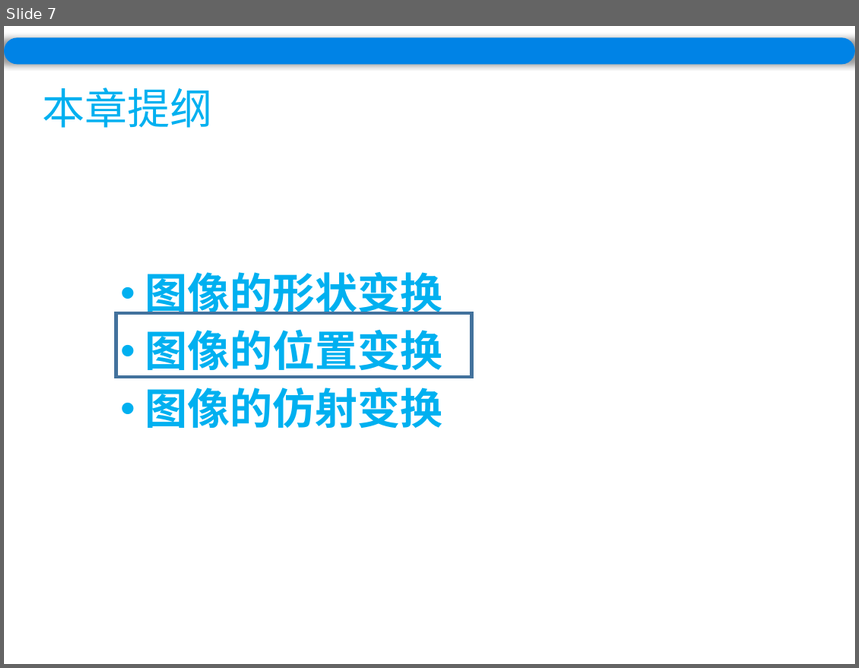
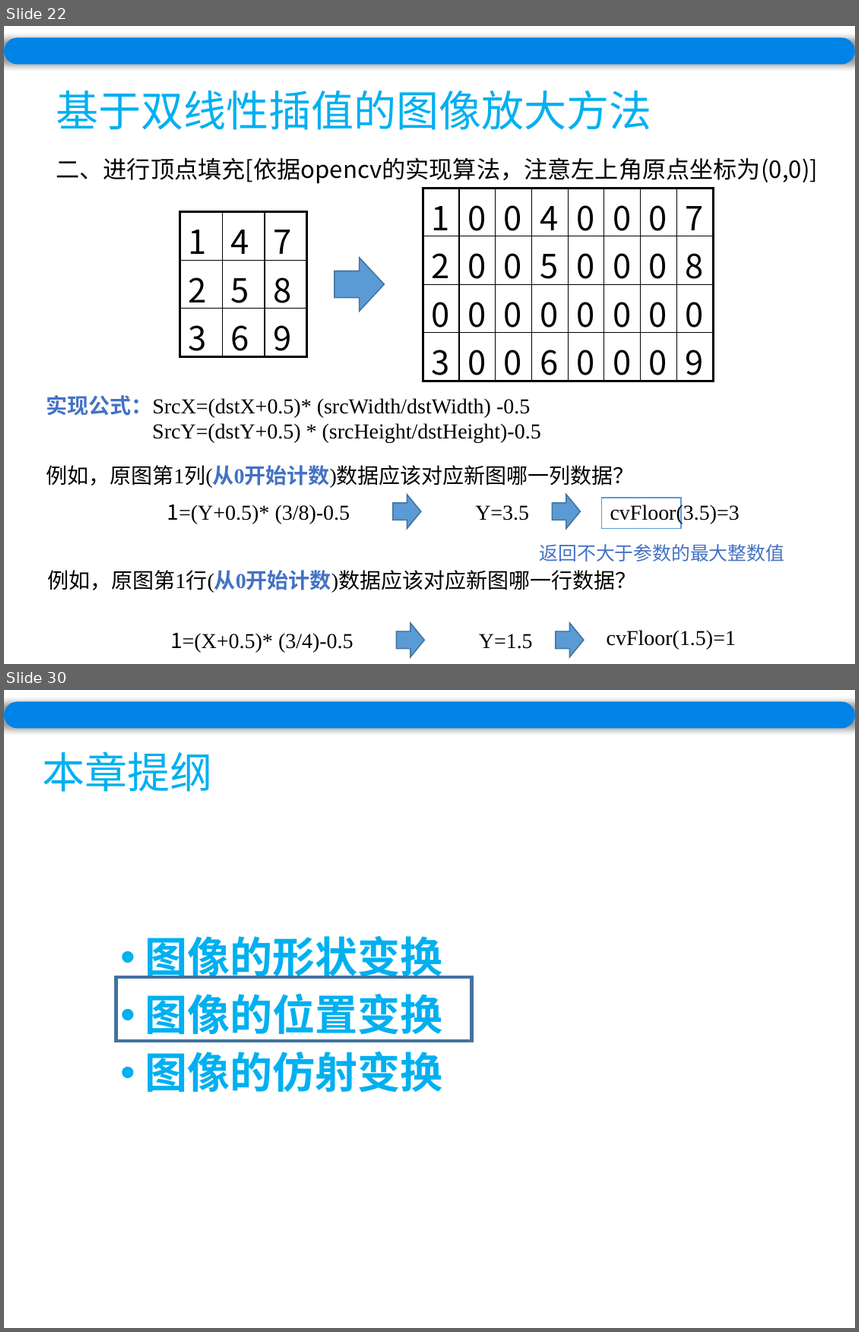
Before and after one commit to wuyirui/wuyirui.github.io, a slide deck: ppt/Chapter7.pptx. Shown one above the other, each under a label of ours: slide 7 before the commit, slides 22 and 30 after it; the slides between them are not shown. The pictures are 859x668 and 859x1332 pixels, drawn with LibreOffice and Linux fonts; fonts in the diff are those of the drawing. Boxes give left, top, right and bottom in pixels: in the first picture for what was removed or moved away, otherwise in the second. Text is boxed around its words. In the diff, an @@ line names an element or a change of style, - is before the commit and + after.

```diff
--- a/ppt/Chapter7.pptx
+++ b/ppt/Chapter7.pptx
@@ slide 22 added at (4,26,855,664), background #FFFFFF @@
@@ rounded rectangle added at (4,38,855,64), fill #0083E6 @@
@@ title added at (56,90,652,130), 36 pt, text #00B0F0 @@
+基于双线性插值的图像放大方法
@@ text added at (56,157,818,183), 20 pt, text #000000 @@
+二、进行顶点填充[依据opencv的实现算法，注意左上角原点坐标为(0,0)]
@@ table added at (423,188,715,385), 4 rows, 8 columns @@
+1 | 0 | 0 | 4 | 0 | 0 | 0 | 7
+2 | 0 | 0 | 5 | 0 | 0 | 0 | 8
+0 | 0 | 0 | 0 | 0 | 0 | 0 | 0
+3 | 0 | 0 | 6 | 0 | 0 | 0 | 9
@@ table added at (180,212,308,361), 3 rows, 3 columns @@
+1 | 4 | 7
+2 | 5 | 8
+3 | 6 | 9
@@ right arrow added at (335,258,384,311), fill #5B9BD5, outline #43739E 1 pt @@
@@ text added at (46,395,541,443), 18 pt, text #000000 @@
+实现公式：SrcX=(dstX+0.5)* (srcWidth/dstWidth) -0.5
+SrcY=(dstY+0.5) * (srcHeight/dstHeight)-0.5
@@ text added at (46,465,635,488), 18 pt, text #000000 @@
+例如，原图第1列(从0开始计数)数据应该对应新图哪一列数据？
@@ right arrow added at (393,495,421,529), fill #5B9BD5, outline #43739E 1 pt @@
@@ right arrow added at (552,495,580,529), fill #5B9BD5, outline #43739E 1 pt @@
@@ rectangle added at (601,499,680,529), fill #FFFFFF, outline #5B9BD5 1 pt @@
@@ text added at (610,503,740,524), 18 pt, text #000000 @@
+cvFloor(3.5)=3
@@ text added at (167,505,351,525), 18 pt, text #000000 @@
+1=(Y+0.5)* (3/8)-0.5
@@ text added at (475,506,529,521), 18 pt, text #000000 @@
+Y=3.5
@@ text added at (540,544,785,562), 16 pt, text #4472C4 @@
+返回不大于参数的最大整数值
@@ text added at (47,570,636,593), 18 pt, text #000000 @@
+例如，原图第1行(从0开始计数)数据应该对应新图哪一行数据？
@@ text added at (170,633,354,653), 18 pt, text #000000 @@
+1=(X+0.5)* (3/4)-0.5
@@ right arrow added at (396,623,424,658), fill #5B9BD5, outline #43739E 1 pt @@
@@ text added at (479,634,533,649), 18 pt, text #000000 @@
+Y=1.5
@@ right arrow added at (556,623,584,658), fill #5B9BD5, outline #43739E 1 pt @@
@@ text added at (607,630,736,650), 18 pt, text #000000 @@
+cvFloor(1.5)=1
@@ what was slide 7 is now slide 30 @@
```
Also in this commit, not shown: 41 slides changed, 4 other slides added, 2 slides removed, 7 other files.
